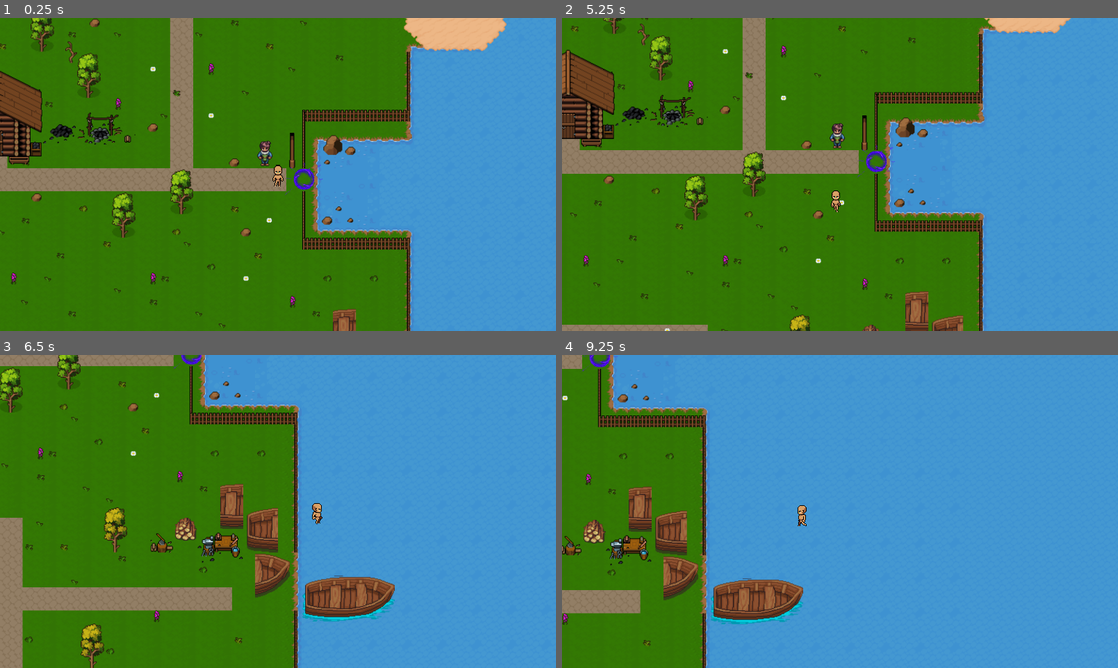
Above: before the commit, frames 1-4 (two rows, left to right).
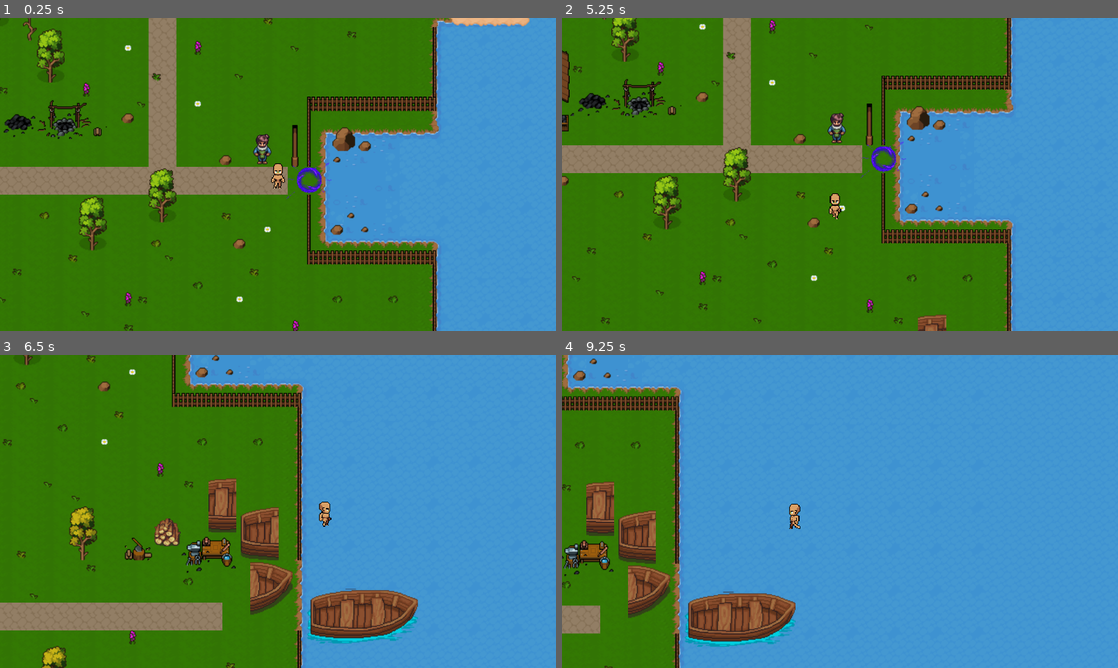
Above: after the commit, the same moments.

Repository: hoaxnt/envelhope-beta
Game: Godot game, scene res://Scenes/chapters/chapter_1.tscn
The game is run twice, just before and just after one commit, with the same random seed, the same clock (stepped at 60 frames per second) and the same inputs.
Inputs:
- Up to frame 1 (0.25 s): no input
- Up to frame 2 (5.25 s): hold Right (ui_right) 0.53-1.28 s; tap E (interact) every 1.5 s from 0.6 to 5.1 s; hold Down (ui_down) 1.28-2.03 s; tap Shift at 1.35, 2.85, 4.35 s; hold Right (ui_right) 2.03-2.78 s; hold Up (ui_up) 2.78-3.53 s; hold Left (ui_left) 3.53-5.03 s; hold Down (ui_down) from 5.03 s (still down)
- Up to frame 3 (6.5 s): release Down (ui_down) at 5.78 s; hold Right (ui_right) from 5.78 s (still down); tap Shift at 5.85 s
- Up to frame 4 (9.25 s): release Right (ui_right) at 6.53 s; hold Up (ui_up) 6.53-7.28 s; tap E (interact) at 6.6, 8.1 s; hold Right (ui_right) 7.28-8.03 s; tap Shift at 7.35, 8.85 s; hold Down (ui_down) 8.03-8.78 s; hold Left (ui_left) from 8.78 s (still down)

The runs differ from the first frame. In frame 1, 22% of the frame differs, in the area x 0-96%, y 0-100%; in frame 2, 23%, in the area x 0-92%, y 0-100%; in frame 3, 22%; in frame 4, 16%.
Error in both runs: Attempt to call function 'get_child' in base 'null instance' on a null instance. (res://Scripts/characters/npc_plaza/blind_vendor/blind_vendor.gd:13)

Commit message:
minor adjustments

Diff:
--- a/Scenes/chapters/chapter_1.tscn
+++ b/Scenes/chapters/chapter_1.tscn
@@ -80,7 +80,7 @@
 position = Vector2(1017, 282)
 
 [node name="Camera2D" type="Camera2D" parent="Player"]
-zoom = Vector2(2.5, 2.5)
+zoom = Vector2(3, 3)
 position_smoothing_enabled = true
 
 [node name="Portal" type="Area2D" parent="."]
--- a/Scenes/maps/locations/plaza.tscn
+++ b/Scenes/maps/locations/plaza.tscn
@@ -1,6 +1,6 @@
 [gd_scene load_steps=5 format=4 uid="uid://cqfnmj4as6wxg"]
 
-[ext_resource type="Texture2D" uid="uid://blyd235qe331v" path="res://assets/images/city/city_elements.png" id="1_hhe0n"]
+[ext_resource type="Texture2D" uid="uid://blyd235qe331v" path="res://Assets/Images/City/city_elements.png" id="1_hhe0n"]
 [ext_resource type="TileSet" uid="uid://dqsya2esuhcwy" path="res://resources/city.tres" id="2_j5vst"]
 
 [sub_resource type="TileSetAtlasSource" id="TileSetAtlasSource_0i0rx"]
